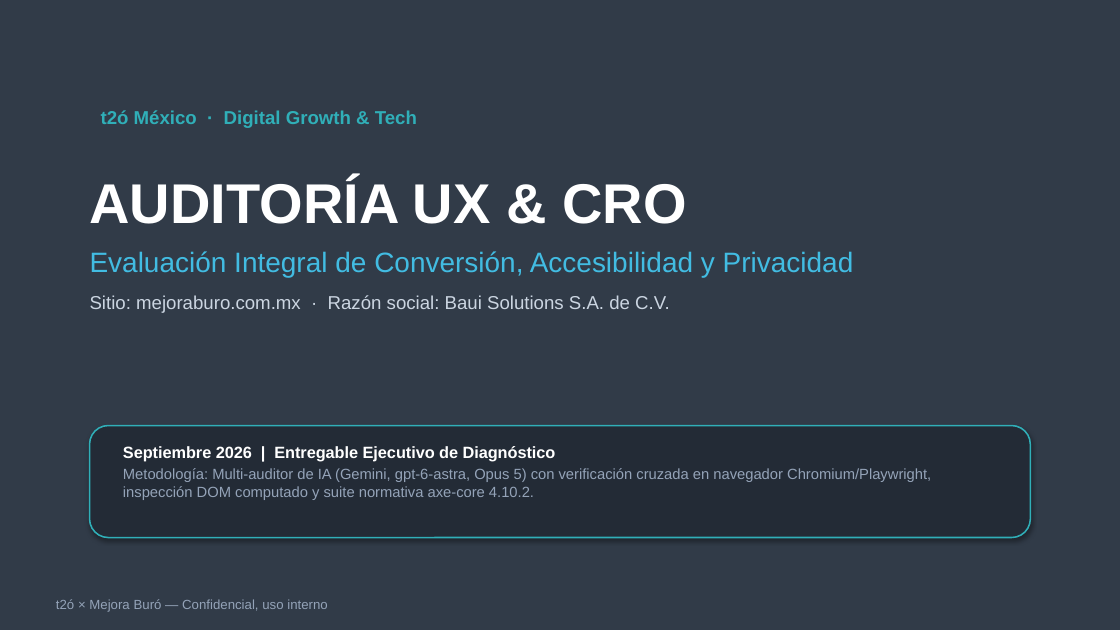
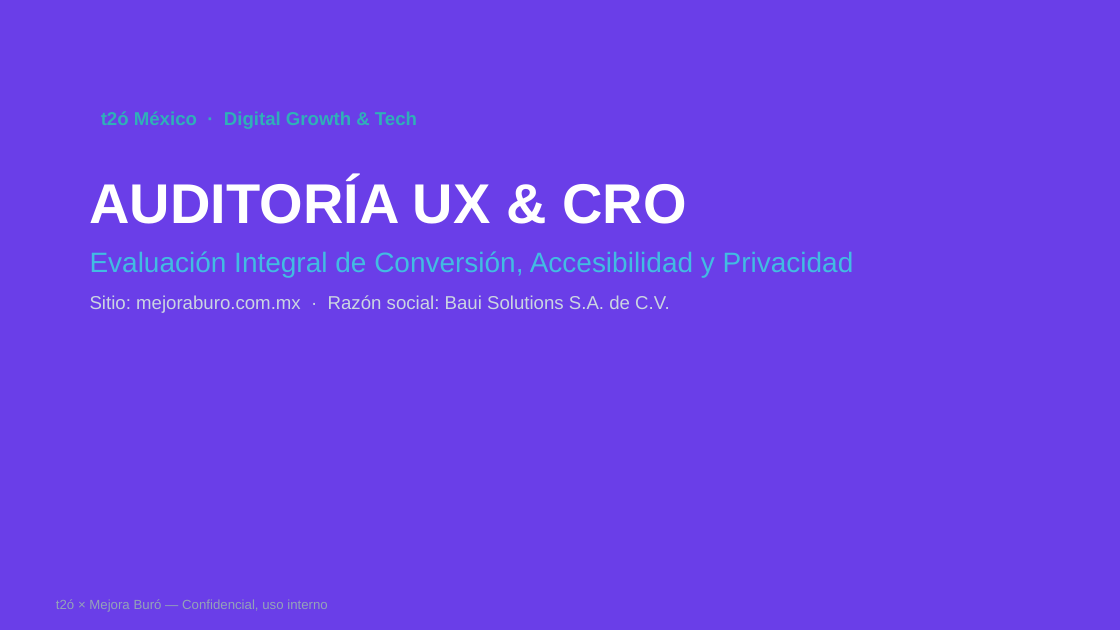
Before and after one commit to AmauriRodriguexX/mejora-tu-buro, a slide deck: slide 2 of entrega-final/auditoria-ux-mejoraburo-t2o.pptx (slide 1 before the commit). Drawn at 1120x630 pixels with LibreOffice and Linux fonts; fonts in the diff are those of the drawing. Boxes give left, top, right and bottom in pixels: in the first picture for what was removed or moved away, otherwise in the second. Text is boxed around its words. In the diff, an @@ line names an element or a change of style, - is before the commit and + after.

```diff
--- a/entrega-final/auditoria-ux-mejoraburo-t2o.pptx
+++ b/entrega-final/auditoria-ux-mejoraburo-t2o.pptx
@@ background #313B48 to #6A3EE8 @@
@@ rounded rectangle removed at [90,426,1030,538] @@
@@ text removed at [123,446,931,500] @@
-Septiembre 2026 | Entregable Ejecutivo de Diagnóstico
-Metodología: Multi-auditor de IA (Gemini, gpt-6-astra, Opus 5) con verificación cruzada en navegador Chromium/Playwright, inspección DOM computado y suite normativa axe-core 4.10.2.
```
Also in this commit, not shown: 22 other slides changed, 1 slide added, 2 slides removed, 5 other files.
